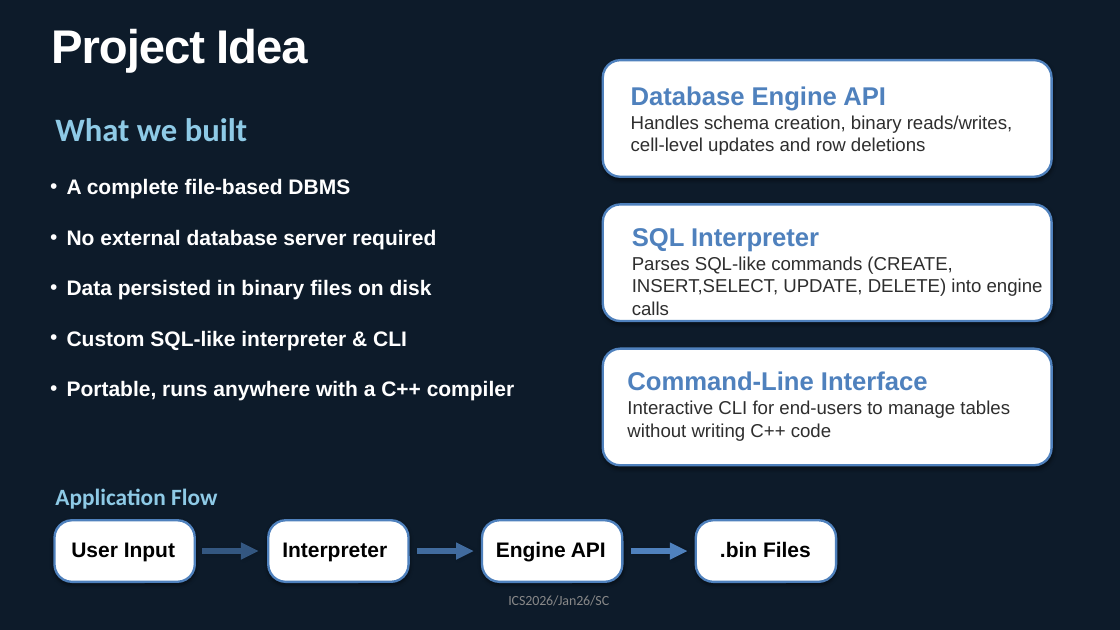
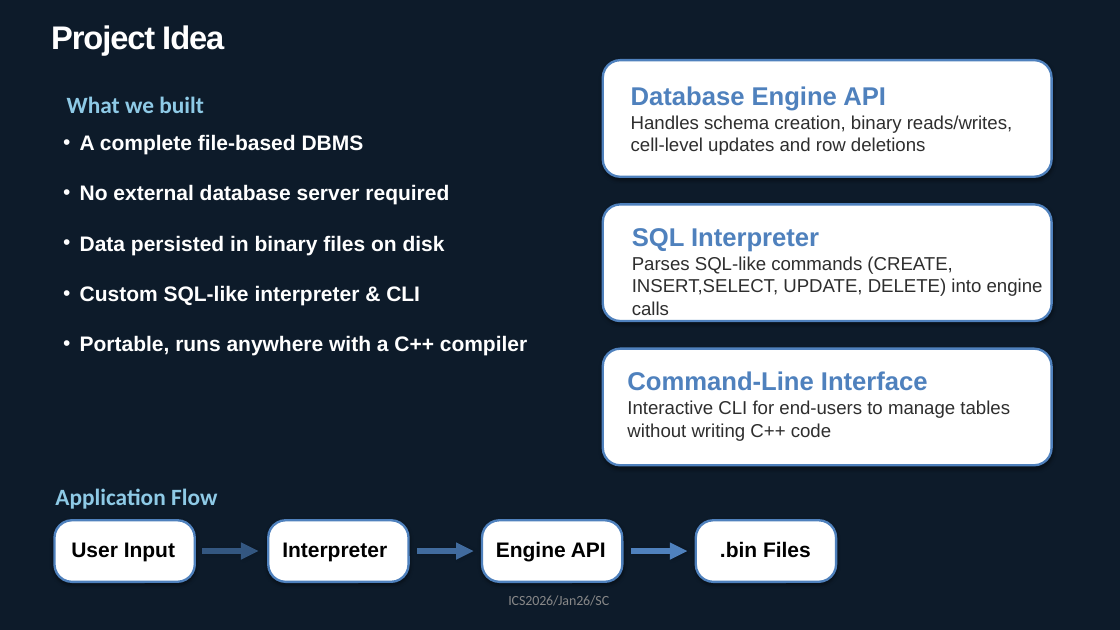
Before and after one commit to abhishekreddy22/ICS-Project-File-Based-Database, a slide deck: slide 4 of File-Based Database Management System (Main Presentation).pptx. Drawn at 1120x630 pixels with LibreOffice and Linux fonts; fonts in the diff are those of the drawing. Boxes give left, top, right and bottom in pixels: in the first picture for what was removed or moved away, otherwise in the second. Text is boxed around its words. In the diff, an @@ line names an element or a change of style, - is before the commit and + after.

Commit message:
PPT Updated

```diff
--- a/File-Based Database Management System (Main Presentation).pptx
+++ b/File-Based Database Management System (Main Presentation).pptx
@@ title "Project Idea" at (51, 25, 224, 55): size 40.5 to 28 pt @@
@@ text "What we built": place and size @@
-text "What we built" at (55, 118, 247, 141)
+text "What we built" at (67, 96, 204, 113)
@@ text "What we built" at (67, 96, 204, 113): size 28 to 20 pt @@
@@ text "A complete file-based DBMS": place and size @@
-text "A complete file-based DBMS" at (67, 178, 514, 400)
+text "A complete file-based DBMS" at (80, 134, 527, 356)
```
Also in this commit, not shown: 1 other slide changed, 1 other file.
